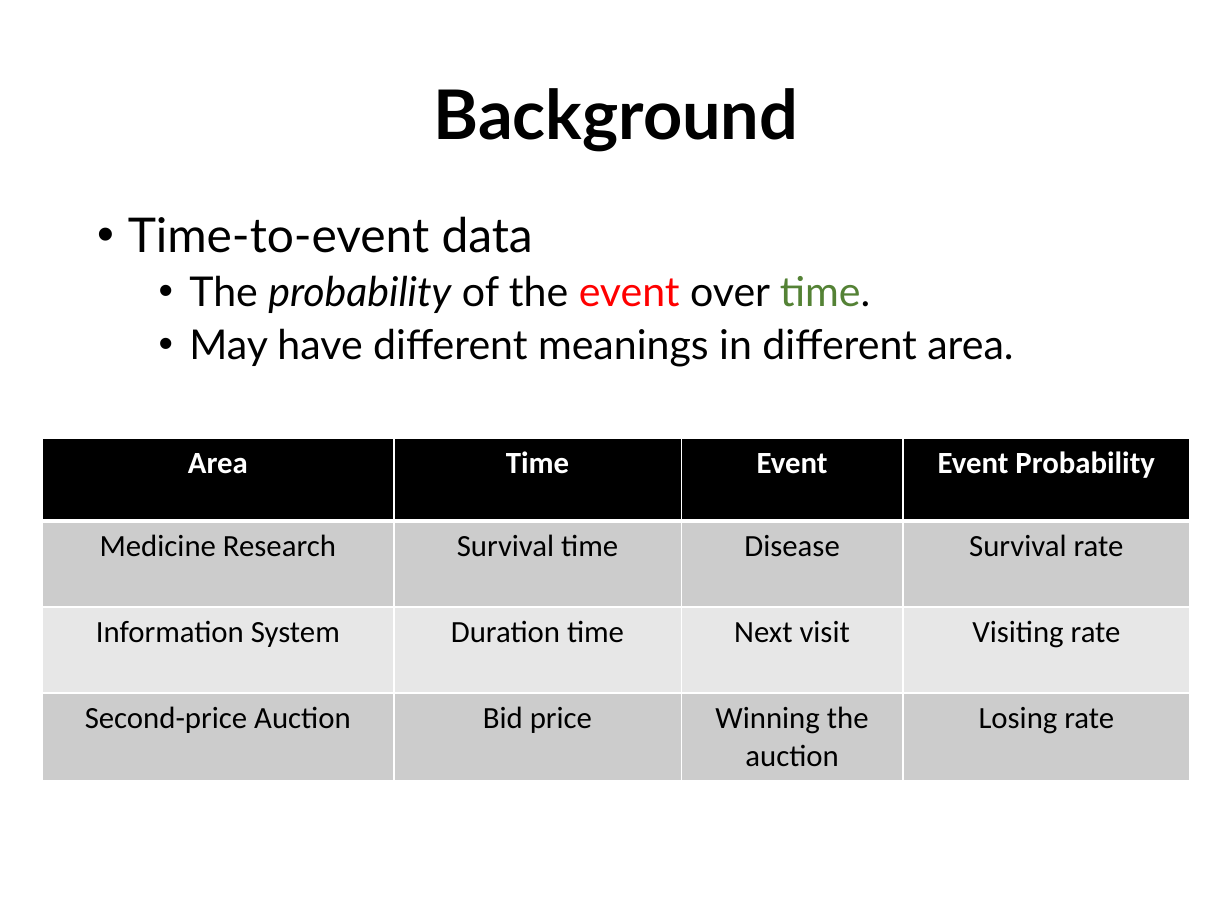
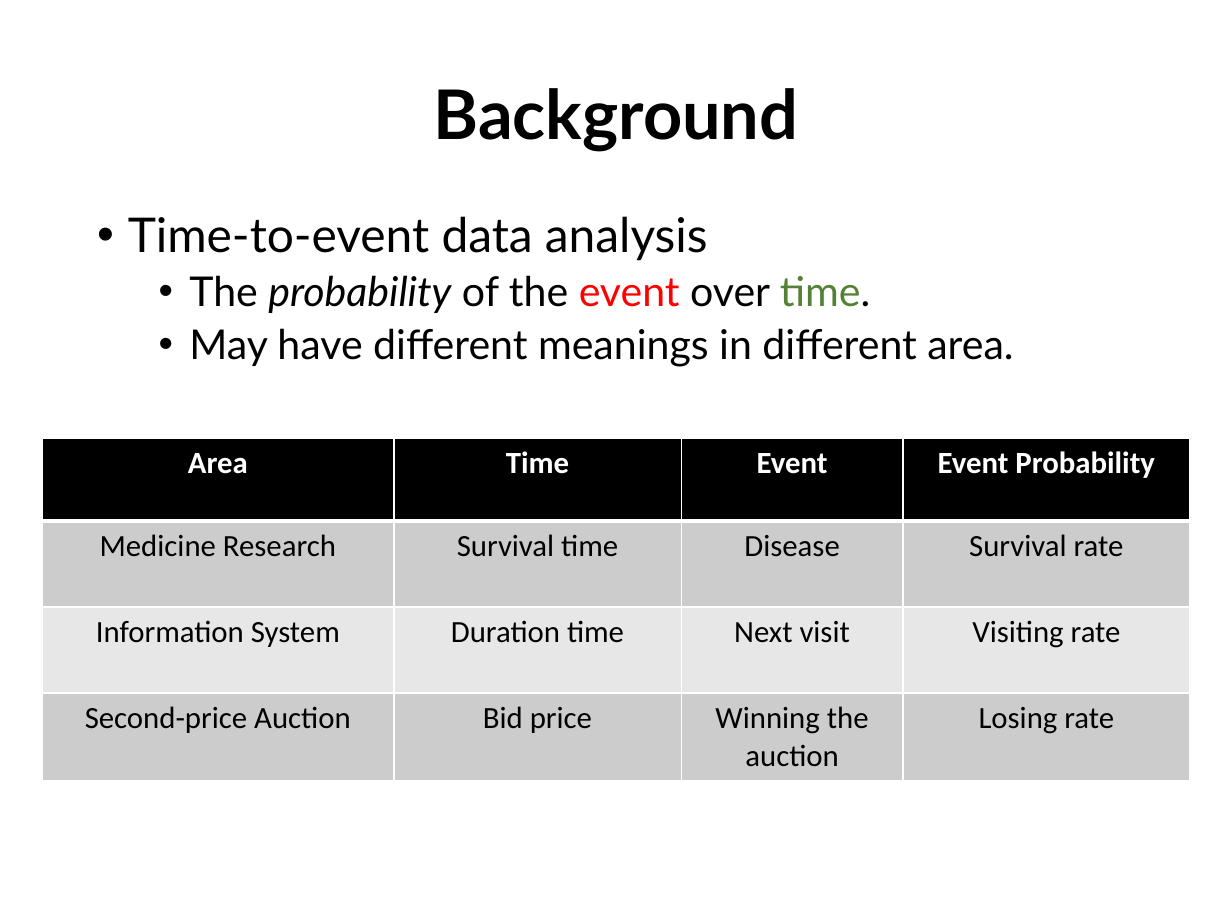
Before and after one commit to rk2900/DRSA, a slide deck: slide 3 of deep-recurrent-survival-analysis.pptx. Drawn at 1232x924 pixels with LibreOffice and Linux fonts; fonts in the diff are those of the drawing; background and template pictures are left out. Boxes give left, top, right and bottom in pixels: in the first picture for what was removed or moved away, otherwise in the second. Text is boxed around its words. In the diff, an @@ line names an element or a change of style, - is before the commit and + after.

```diff
--- a/deep-recurrent-survival-analysis.pptx
+++ b/deep-recurrent-survival-analysis.pptx
@@ text at [128,216,708,261]: text changed @@
-• Time-to-event data
+• Time-to-event data analysis
```
Also in this commit, not shown: 9 other slides changed, 6 slides added, 3 slides removed.
